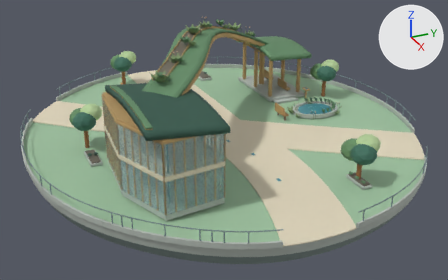
An edit to the Blender file docs/design/bdeh-r21/E/E-r21.blend, drawn before and after from the same camera.
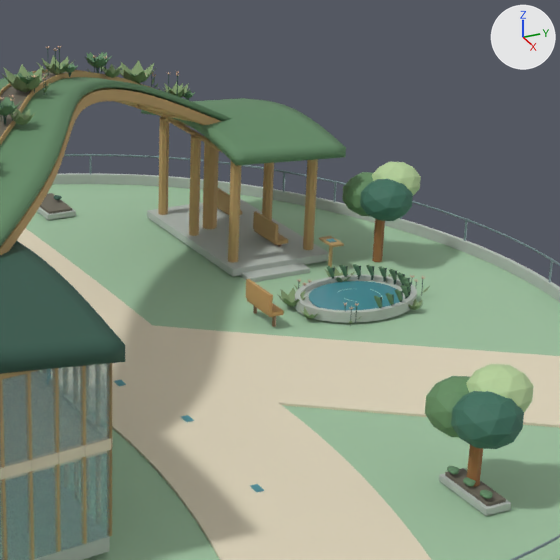
Old and new are each drawn whole from a 50 mm lens placed at (42.2, -18.6, 20.3), pointed at (0.5, 0.2, -0.6) and again close up on the part from 41% to 87% of the width and 0% to 74% of the height. The lights are fixed; the arrows at upper right show +X, +Y and +Z. The older version's two pictures come first.

The first close-up shows '0005_PlayableIslandTop', '0049_BioCityCommunityGallery_passiveClimateGlazing_side1_gl', '0052_BioCityCommunityGallery_passiveClimateGlazing_side1_gl', '0055_BioCityCommunityGallery_passiveClimateGlazing_side1_gl', '0058_BioCityCommunityGallery_passiveClimateGlazing_side1_gl', '0139_LivingLandscapeSignatureElevatedWalkover', '0140_BiophilicContinuousGreenRibbon', '0176_NeighbourhoodEcoInhabitedEarthRoof', '0179_E_OpenBioswaleForumFoundation', '0186_E_NativeGreenTimberForumRoof', '0205_trees', '0206_foliage', '0207_foliage', '0208_foliage', '0211_foliage', '0251_RegeneratedSharedPublicPaving' and 105 more.
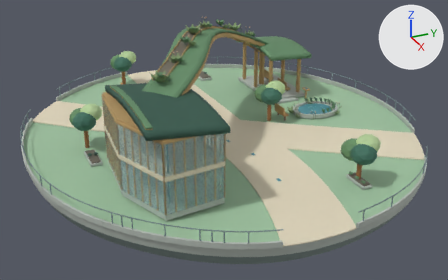
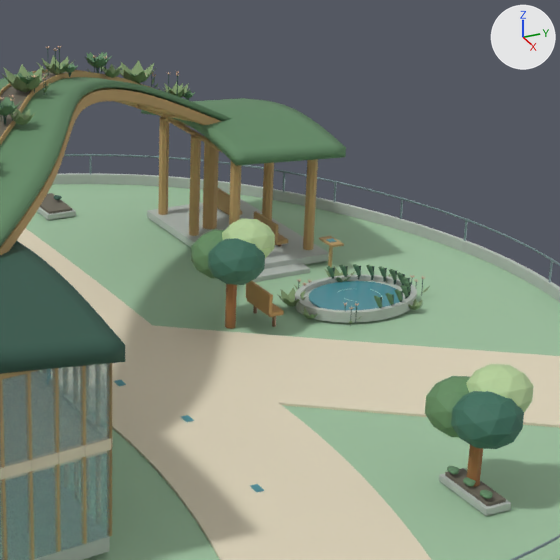
Changed parts and their boxes [x1, y1, x2, y2] in the close-ups (560 x 560 px):
'0207_foliage', moved
    before: [360, 179, 413, 221]
    after: [208, 238, 265, 285]
'0208_foliage', moved
    before: [372, 162, 421, 196]
    after: [222, 218, 275, 258]
'0206_foliage', moved
    before: [342, 172, 373, 216]
    after: [191, 229, 224, 278]
'0205_trees', moved
    before: [372, 219, 385, 262]
    after: [225, 284, 237, 329]

The edits, one by one:
Object '0205_trees' (ob_0205_trees) moves from (-4.6, 1.3, 0.0) to (-1.5, -6.0, 0.0).
Object '0206_foliage' (ob_0206_foliage) moves from (-4.6, 1.3, 0.0) to (-1.5, -6.0, 0.0).
Object '0207_foliage' (ob_0207_foliage) moves from (-4.6, 1.3, 0.0) to (-1.5, -6.0, 0.0).
Object '0208_foliage' (ob_0208_foliage) moves from (-4.6, 1.3, 0.0) to (-1.5, -6.0, 0.0).
